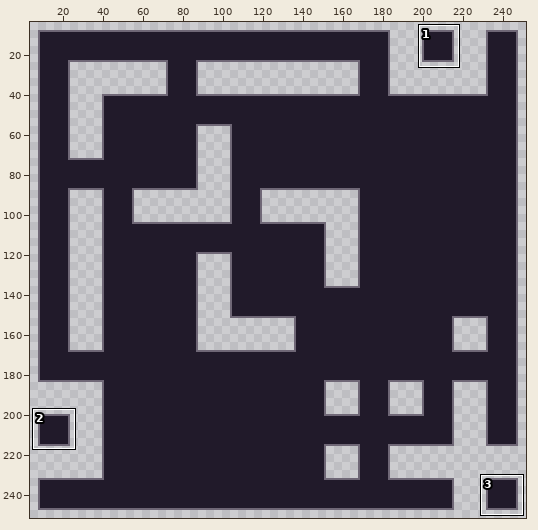
Two versions of one pixel-art file, assets/dustership_tiles/dustership_black_tiles.aseprite. The picture above shows the old version from afar; the outline marks the close-up.
Close-up. Before the commit:
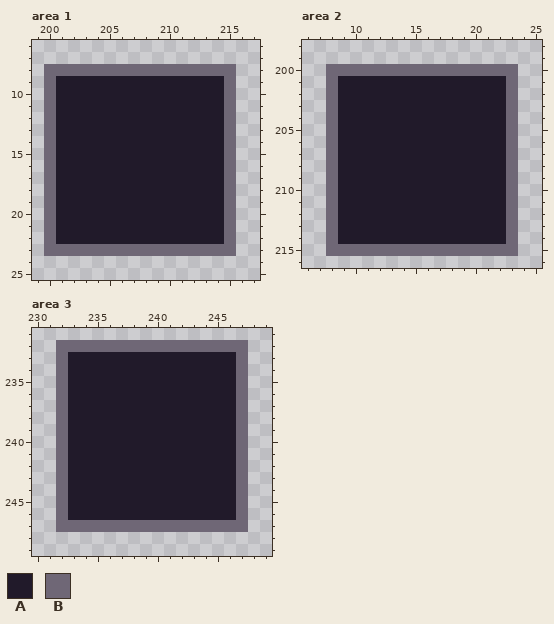
256x256 pixels, 1 frame. Shown: area 1: x 199..217, y 6..25; area 2: x 6..25, y 198..216; area 3: x 230..249, y 231..249. The wide view leaves out empty margins. The commit also changed other parts of the picture, which this record leaves out.
Visible layers, top first: "outline", "floor".
Palette (. is transparent): A #211a2a  B #6f6776
Pixels before, area 1, first column x 200:
 8 BBBBBBBBBBBBBBBB
 9 BAAAAAAAAAAAAAAB
10 BAAAAAAAAAAAAAAB
11 BAAAAAAAAAAAAAAB
12 BAAAAAAAAAAAAAAB
13 BAAAAAAAAAAAAAAB
14 BAAAAAAAAAAAAAAB
15 BAAAAAAAAAAAAAAB
16 BAAAAAAAAAAAAAAB
17 BAAAAAAAAAAAAAAB
18 BAAAAAAAAAAAAAAB
19 BAAAAAAAAAAAAAAB
20 BAAAAAAAAAAAAAAB
21 BAAAAAAAAAAAAAAB
22 BAAAAAAAAAAAAAAB
23 BBBBBBBBBBBBBBBB
Pixels before, area 2, first column x 8:
200 BBBBBBBBBBBBBBBB
201 BAAAAAAAAAAAAAAB
202 BAAAAAAAAAAAAAAB
203 BAAAAAAAAAAAAAAB
204 BAAAAAAAAAAAAAAB
205 BAAAAAAAAAAAAAAB
206 BAAAAAAAAAAAAAAB
207 BAAAAAAAAAAAAAAB
208 BAAAAAAAAAAAAAAB
209 BAAAAAAAAAAAAAAB
210 BAAAAAAAAAAAAAAB
211 BAAAAAAAAAAAAAAB
212 BAAAAAAAAAAAAAAB
213 BAAAAAAAAAAAAAAB
214 BAAAAAAAAAAAAAAB
215 BBBBBBBBBBBBBBBB
Pixels before, area 3, first column x 232:
232 BBBBBBBBBBBBBBBB
233 BAAAAAAAAAAAAAAB
234 BAAAAAAAAAAAAAAB
235 BAAAAAAAAAAAAAAB
236 BAAAAAAAAAAAAAAB
237 BAAAAAAAAAAAAAAB
238 BAAAAAAAAAAAAAAB
239 BAAAAAAAAAAAAAAB
240 BAAAAAAAAAAAAAAB
241 BAAAAAAAAAAAAAAB
242 BAAAAAAAAAAAAAAB
243 BAAAAAAAAAAAAAAB
244 BAAAAAAAAAAAAAAB
245 BAAAAAAAAAAAAAAB
246 BAAAAAAAAAAAAAAB
247 BBBBBBBBBBBBBBBB
Now the later version:
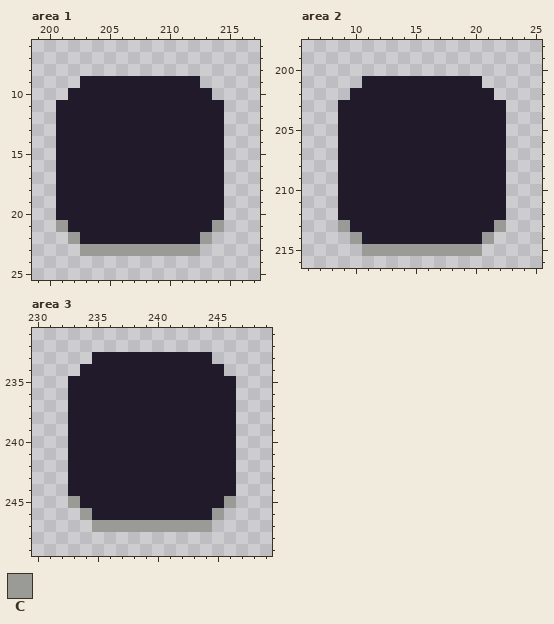
Colours new in this view: C #9a9a97
The edit:
layer "outline" now hidden
layer "outline #2" added
Changed rows in their new state; - is an unchanged pixel.
Area 1:
first column x 200:
 8 ................
 9 ...----------...
10 ..------------..
11 .--------------.
12 .--------------.
13 .--------------.
14 .--------------.
15 .--------------.
16 .--------------.
17 .--------------.
18 .--------------.
19 .--------------.
20 .--------------.
21 .C------------C.
22 ..C----------C..
23 ...CCCCCCCCCC...
Area 2:
first column x 8:
200 ................
201 ...----------...
202 ..------------..
203 .--------------.
204 .--------------.
205 .--------------.
206 .--------------.
207 .--------------.
208 .--------------.
209 .--------------.
210 .--------------.
211 .--------------.
212 .--------------.
213 .C------------C.
214 ..C----------C..
215 ...CCCCCCCCCC...
Area 3:
first column x 232:
232 ................
233 ...----------...
234 ..------------..
235 .--------------.
236 .--------------.
237 .--------------.
238 .--------------.
239 .--------------.
240 .--------------.
241 .--------------.
242 .--------------.
243 .--------------.
244 .--------------.
245 .C------------C.
246 ..C----------C..
247 ...CCCCCCCCCC...
Changed places in both close-ups, as pixel boxes (x1, y1, x2, y2):
changed: (44, 64, 236, 256)
changed: (326, 64, 518, 256)
changed: (56, 340, 248, 532)
